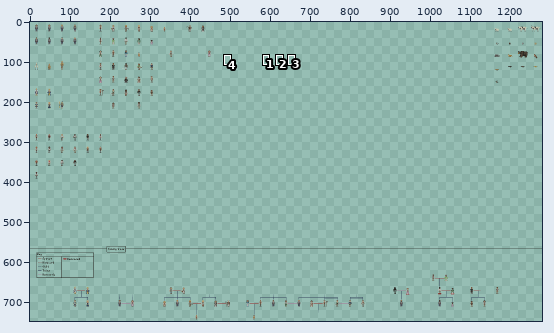
Two versions of one sprite sheet, Assets/Development/Dev_Characters/CharacterSheet.png. Above: a wide view before the commit, with the close-up outlined.
Close-up. Before the edit:
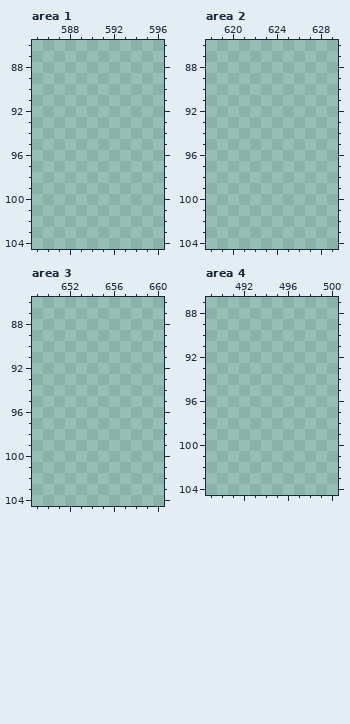
The file is 1280x1280 pixels. Colours within 5 levels of each other are drawn and written as one. Shown: area 1: x 585..596, y 86..104; area 2: x 618..629, y 86..104; area 3: x 649..660, y 86..104; area 4: x 489..500, y 87..104. The wide view leaves out empty margins. The commit also changed other parts of the picture, which this record leaves out.
Once edited:
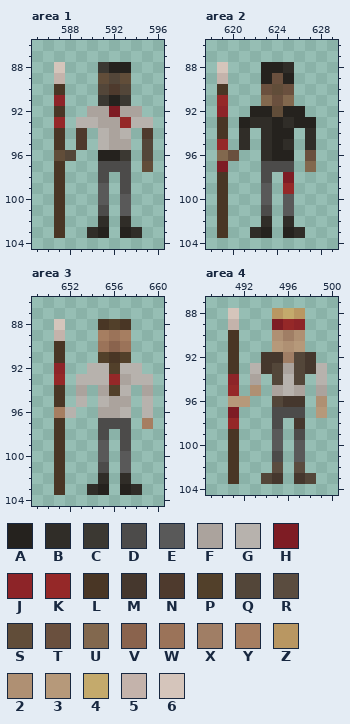
Palette (. is transparent): A #25221e  B #302d28  C #3b3832  D #4c4b4a  E #595959  F #aba39d  G #b7b2ad  H #7e1c24  J #8d2428  K #952828  L #493625  M #45372d  N #4e3a2d  P #52402a  Q #534639  R #5a4c3f  S #614d39  T #6a503e  U #82684e  V #8a634d  W #9b7359  X #a07e65  Y #a67e61  Z #b99762  2 #af9073  3 #b6997a  4 #c4aa6c  5 #c4b3ab  6 #d5c5bb
Change:
Changed rows in their new state; - is an unchanged pixel.
Area 1:
first column x 587:
 88 6---CAA--
 89 5---SQS--
 90 L---QNQ--
 91 J---CAC--
 92 L--FFHFF-
 93 K-GGFFKGG
 94 L-N-GFG-N
 95 L-N-GFF-Q
 96 SQ--AAC-Q
 97 L---DDD-S
 98 L---D-D--
 99 L---E-D--
100 L---E-E--
101 L---D-E--
102 L---B-B--
103 L--BA-AB-
Area 2:
first column x 619:
 88 6---AAB--
 89 5---ATA--
 90 L---TST--
 91 K---UTU--
 92 J--AASAA-
 93 L-ABBABAA
 94 L-B-BAA-B
 95 K-B-BAB-B
 96 UT--BAA-T
 97 H---DDD-U
 98 L---D-H--
 99 L---E-K--
100 L---E-E--
101 L---D-E--
102 L---B-B--
103 L--BA-AB-
Area 3:
first column x 651:
 88 6---LPL--
 89 5---YWY--
 90 L---WVW--
 91 L---PLP--
 92 J--GGPGG-
 93 K-GGGKFGG
 94 L-F-FPG-F
 95 L-G-GFF-G
 96 YG--FFG-G
 97 L---DDD-Y
 98 L---D-D--
 99 L---E-D--
100 L---E-E--
101 L---D-E--
102 L---B-B--
103 L--BA-AB-
Area 4:
first column x 491:
 88 6---Z4Z--
 89 5---HKJ--
 90 L---2X2--
 91 L---323--
 92 L--MMXQM-
 93 L-GMQFQMG
 94 J-F-QGQ-G
 95 K-2-FGF-F
 96 33--QMM-2
 97 H---DDD-3
 98 K---D-M--
 99 L---E-D--
100 L---E-E--
101 L---D-E--
102 L---R-R--
103 L--QM-MQ-
Pixel boxes of the changes (left, top, right, bottom) in both close-ups:
added: (54, 62, 153, 238)
added: (217, 62, 316, 238)
added: (54, 319, 153, 495)
added: (228, 308, 327, 484)
